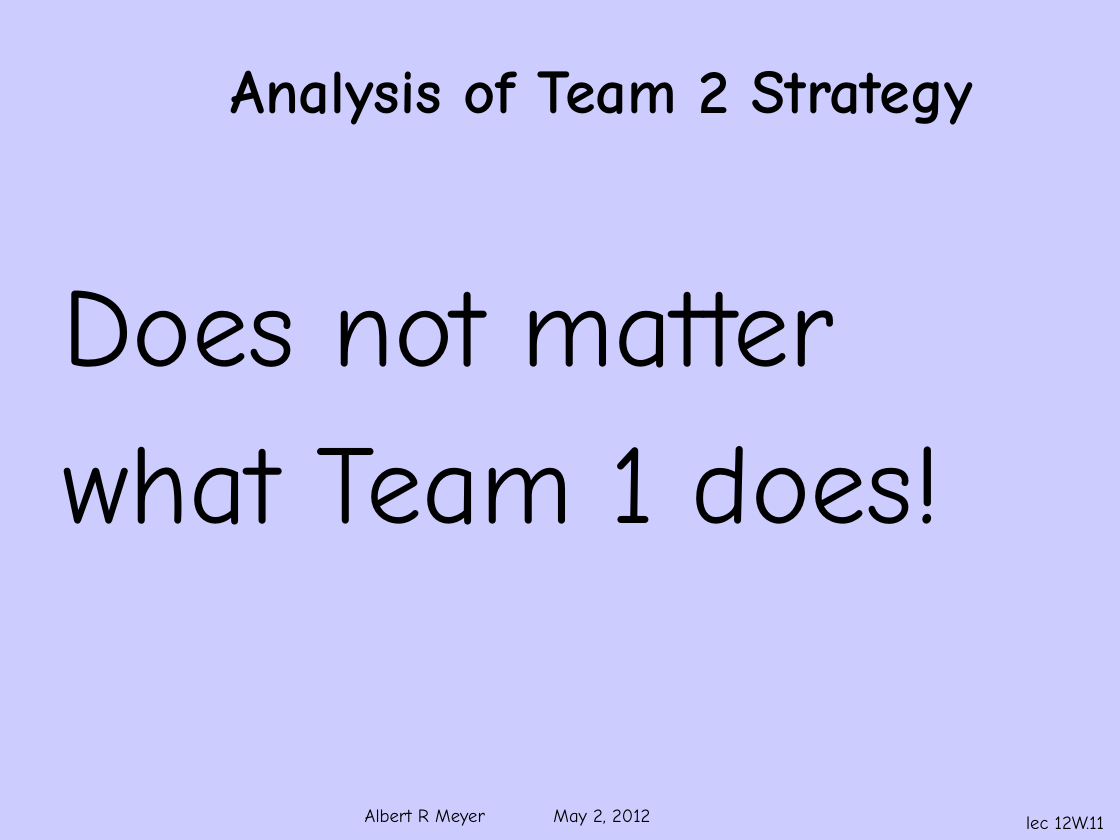
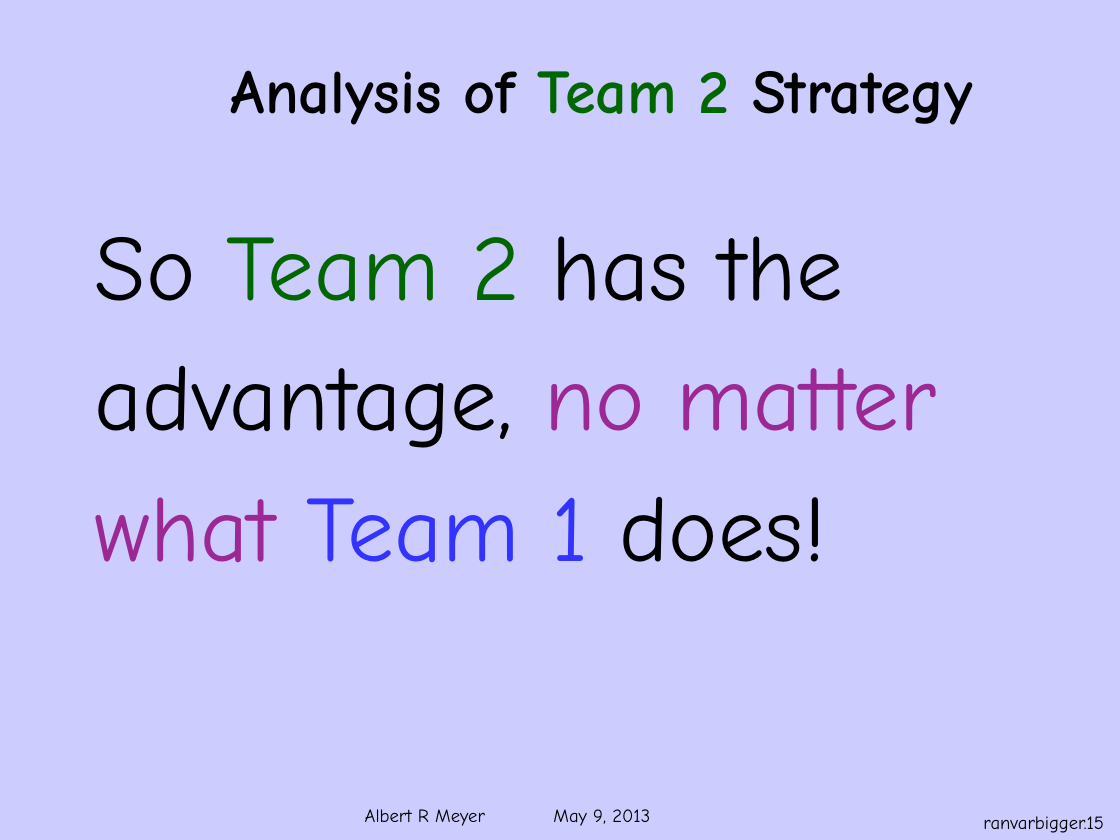
Before and after one commit to armeyer/mcs_web, a slide deck: slide 15 of spring13/slides13/ranvar-bigger-number.pptx (slide 11 before the commit). Drawn at 1120x840 pixels with LibreOffice and Linux fonts; fonts in the diff are those of the drawing; background and template pictures are left out. Boxes give left, top, right and bottom in pixels: in the first picture for what was removed or moved away, otherwise in the second. Text is boxed around its words. In the diff, an @@ line names an element or a change of style, - is before the commit and + after.

```diff
--- a/spring13/slides13/ranvar-bigger-number.pptx
+++ b/spring13/slides13/ranvar-bigger-number.pptx
@@ text "Analysis of Team 2 Strategy" at [231, 70, 973, 125]: text colour #000000 to #006600 in "Team 2" @@
@@ text "So Team 2 has the": place and size @@
-text "So Team 2 has the" at [63, 290, 941, 525]
+text "So Team 2 has the" at [95, 236, 936, 562]
@@ text at [95, 236, 936, 448]: text changed; size 72 to 60 pt @@
-Does not matter
+So Team 2 has the
+advantage, no matter
@@ text at [95, 497, 826, 562]: size 72 to 60 pt in "what Team 1 does!"; text colour #000000 to #9B2894 in "what"; text colour #000000 to #3333FF in "Team 1"; less space between paragraphs @@
@@ text at [365, 809, 650, 826]: text changed @@
-Albert R Meyer May 2, 2012
+Albert R Meyer May 9, 2013
@@ page number at [983, 816, 1104, 833]: text changed @@
-lec 12W.11
+ranvarbigger.15
```
Also in this commit, not shown: 12 other slides changed, 5 slides added, 1 other file.
